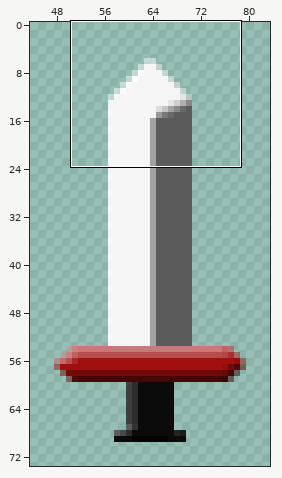
Two states of a sprite sheet, res/items/sword.png. The first picture is a wide view before the edit; the outline marks the close-up.
Close-up. First the earlier version:
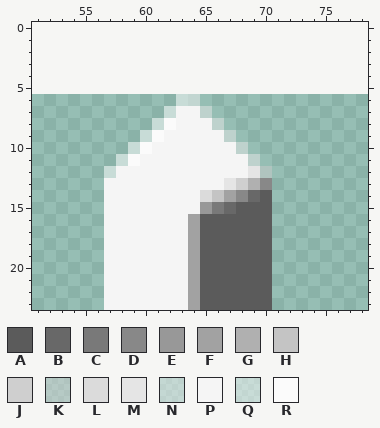
The file is 64x64 pixels. Colours within 5 levels of each other are drawn and written as one. Shown: x 51..78, y 0..23. The old version is drawn lined up with the new one, on the new canvas. The wide view leaves out empty margins.
Palette (. is transparent): A #5b5b5b  B #686868  C #797979  D #888888  E #989898  F #a2a2a2  G #b0b0b0  H #c4c4c4  J #cfcfcf  K #d7d7d77f  L #dbdbdb  M #e5e5e5  N #f2f2f27f  P #f5f5f5  Q #fbfbfb7f  R #fbfbfb
Pixels before, first column x 57:
 6 ......QQ......
 7 .....QPPN.....
 8 ....QRPPPN....
 9 ...QRPPPPPN...
10 ..QRPPPPPPPN..
11 .QRPPPPPPPPPN.
12 QPPPPPPPPPPPMK
13 PPPPPPPPPPMJGD
14 PPPPPPPPLHFDBA
15 PPPPPPPPECBAAA
16 PPPPPPPFAAAAAA
17 PPPPPPPFAAAAAA
18 PPPPPPPFAAAAAA
19 PPPPPPPFAAAAAA
20 PPPPPPPFAAAAAA
21 PPPPPPPFAAAAAA
22 PPPPPPPFAAAAAA
23 PPPPPPPFAAAAAA
New version:
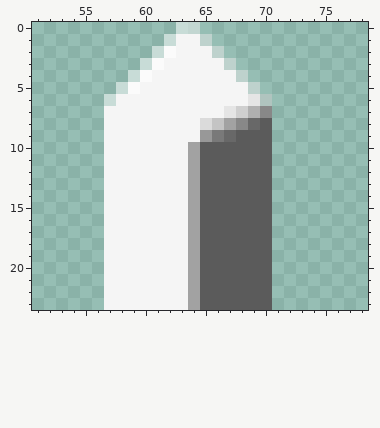
The exact change:
{"change": "canvas 64x64 -> 128x128, the old top-left corner now at 32,6"}
{"y":0,"x":63,"old":"..","new":"QQ"}
{"y":1,"x":62,"old":"....","new":"QPPN"}
{"y":2,"x":61,"old":"......","new":"QRPPPN"}
{"y":3,"x":60,"old":"........","new":"QRPPPPPN"}
{"y":4,"x":59,"old":"..........","new":"QRPPPPPPPN"}
{"y":5,"x":58,"old":"............","new":"QRPPPPPPPPPN"}
{"y":6,"x":57,"old":"......QQ......","new":"QPPPPPPPPPPPMK"}
{"y":7,"x":57,"old":".....Q","new":"PPPPPP"}
{"y":7,"x":65,"old":"N.....","new":"PPMJGD"}
{"y":8,"x":57,"old":"....QR","new":"PPPPPP"}
{"y":8,"x":65,"old":"PN....","new":"LHFDBA"}
{"y":9,"x":57,"old":"...QR","new":"PPPPP"}
{"y":9,"x":65,"old":"PPN...","new":"ECBAAA"}
{"y":10,"x":57,"old":"..QR","new":"PPPP"}
{"y":10,"x":64,"old":"PPPPN..","new":"FAAAAAA"}
{"y":11,"x":57,"old":".QR","new":"PPP"}
{"y":11,"x":64,"old":"PPPPPN.","new":"FAAAAAA"}
{"y":12,"x":57,"old":"Q","new":"P"}
{"y":12,"x":64,"old":"PPPPPMK","new":"FAAAAAA"}
{"y":13,"x":64,"old":"PPPMJGD","new":"FAAAAAA"}
{"y":14,"x":64,"old":"PLHFDB","new":"FAAAAA"}
{"y":15,"x":64,"old":"PECB","new":"FAAA"}
{"label":"changed","picture_box":[104,22,272,214]}
